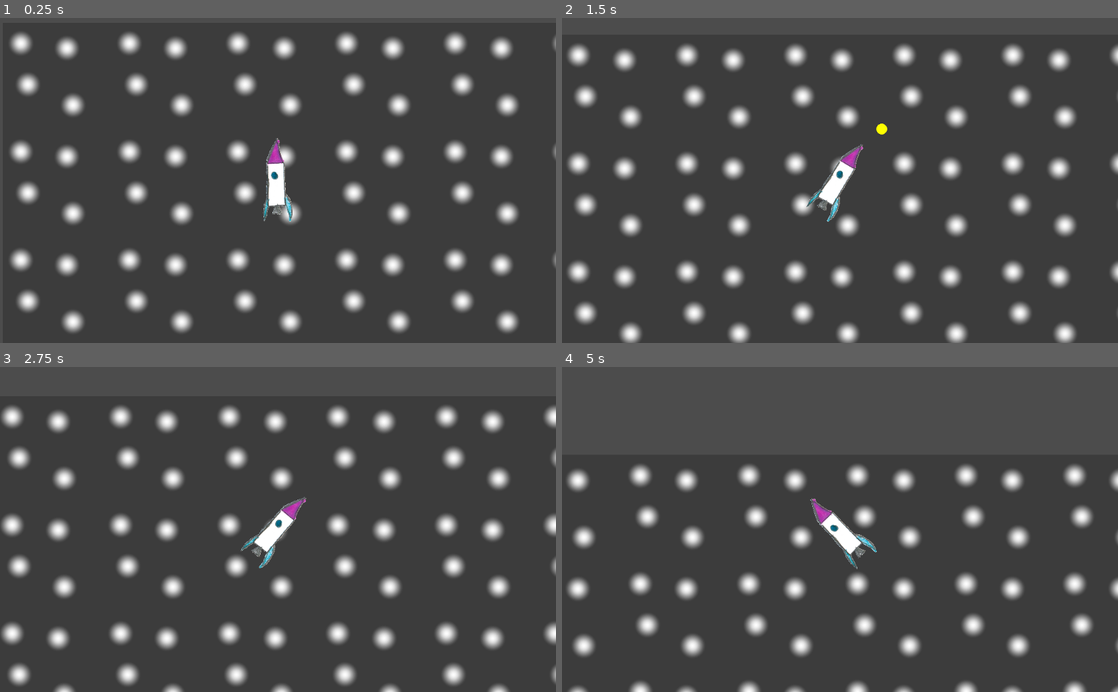
Above: before the commit, frames 1-4 (two rows, left to right).
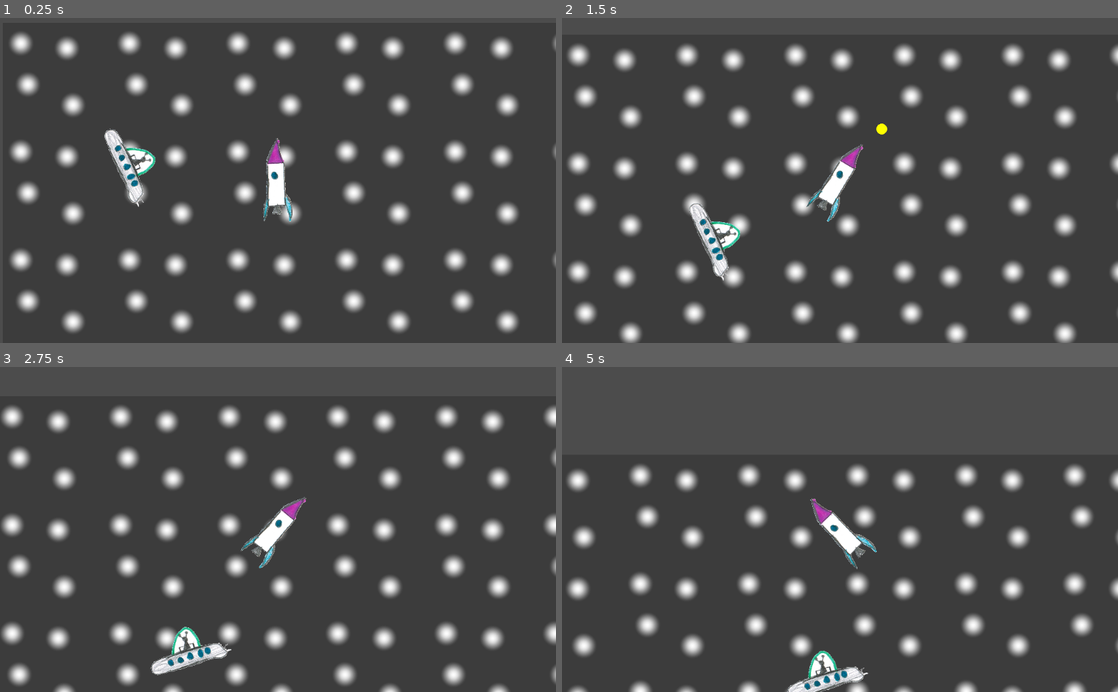
Above: after the commit, the same moments.

Repository: the-g-force/FamJam-April2020
Game: Godot game, scene res://src/Level.tscn
Same seed, same stepped clock (60 frames per second), same inputs: the game is played once before the commit and once after it.
Inputs:
- Up to frame 1 (0.25 s): no input
- Up to frame 2 (1.5 s): hold Right (TurnRight) 0.53-1.28 s; tap Space (Fire) at 0.6, 1.35 s; hold Left (TurnLeft) from 1.28 s (still down)
- Up to frame 3 (2.75 s): release Left (TurnLeft) at 2.03 s; hold Right (TurnRight) from 2.03 s (still down); tap Space (Fire) at 2.1 s
- Up to frame 4 (5 s): release Right (TurnRight) at 2.78 s; hold Up (Thrust) 2.78-3.53 s; tap Space (Fire) at 2.85, 3.6, 4.35 s; hold Left (TurnLeft) from 3.53 s (still down)

The runs differ from the first frame. In frame 1, 0.8% of the frame differs, in the area x 18-28%, y 33-59%; in frame 2, 0.9%; in frame 3, 0.9%, in the area x 27-42%, y 79-95%; in frame 4, 0.9%.

Commit message:
Add UFO next to start

Diff:
--- a/project/src/Level.tscn
+++ b/project/src/Level.tscn
@@ -1,11 +1,17 @@
-[gd_scene load_steps=5 format=2]
+[gd_scene load_steps=7 format=2]
 
 [ext_resource path="res://src/Rocket.tscn" type="PackedScene" id=1]
 [ext_resource path="res://assets/background.png" type="Texture" id=2]
 [ext_resource path="res://src/Paths.tscn" type="PackedScene" id=3]
+[ext_resource path="res://src/UFO.tscn" type="PackedScene" id=4]
 
 [sub_resource type="RectangleShape2D" id=1]
 extents = Vector2( 3147.6, 10 )
+
+[sub_resource type="Curve2D" id=2]
+_data = {
+"points": PoolVector2Array( 0, 0, 0, 0, 233.688, 235.969, 0, 0, 0, 0, 336.935, 469.632, 0, 0, 0, 0, 624.939, 382.688, 0, 0, 0, 0, 516.258, 132.722, 0, 0, 0, 0, 233.688, 235.969 )
+}
 
 [node name="Node2D" type="Node2D"]
 
@@ -66,3 +72,9 @@
 shape = SubResource( 1 )
 
 [node name="Paths" parent="." instance=ExtResource( 3 )]
+
+[node name="TestPath" type="Path2D" parent="."]
+curve = SubResource( 2 )
+
+[node name="PathFollow2D" parent="TestPath" instance=ExtResource( 4 )]
+position = Vector2( 315.174, 190.191 )
